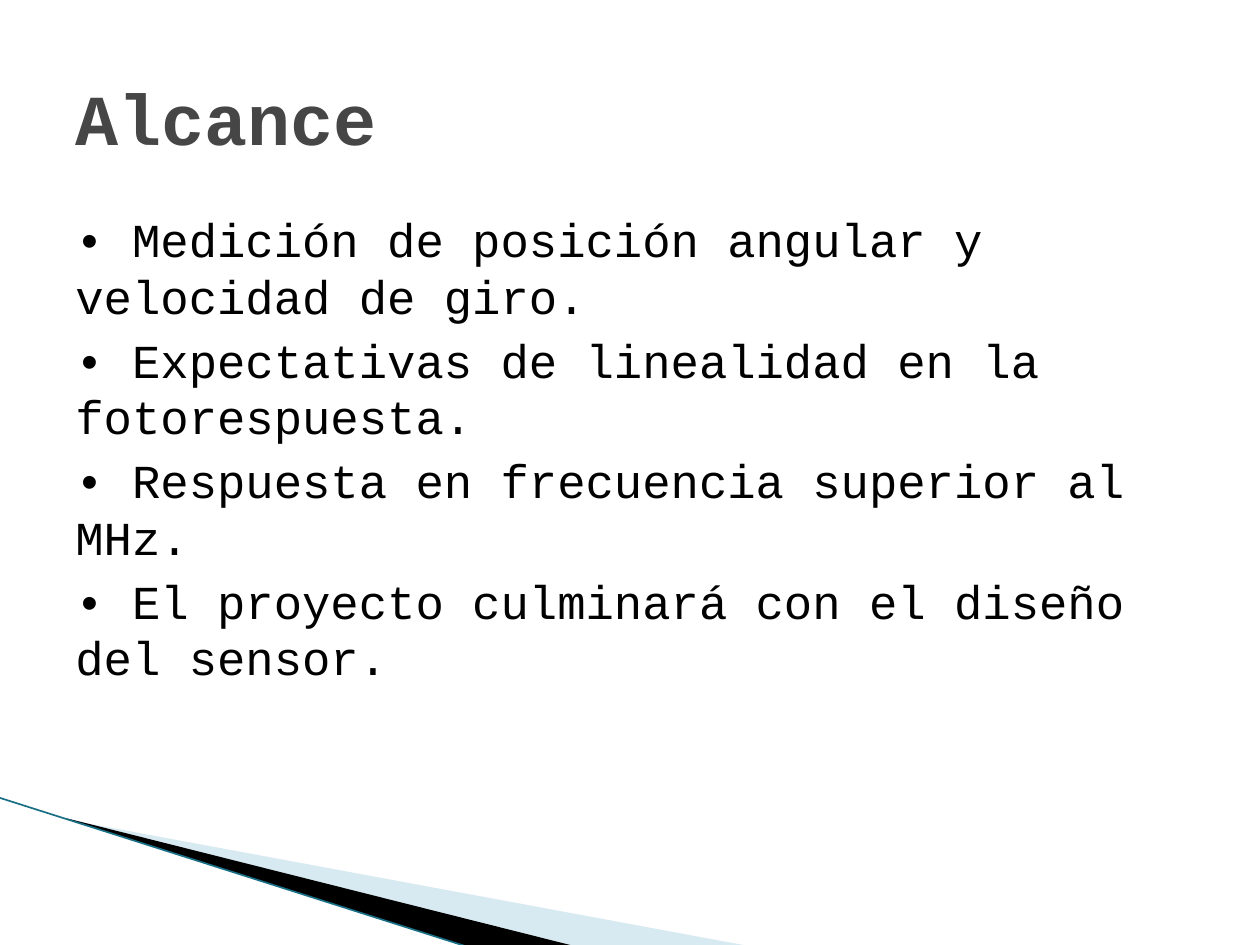
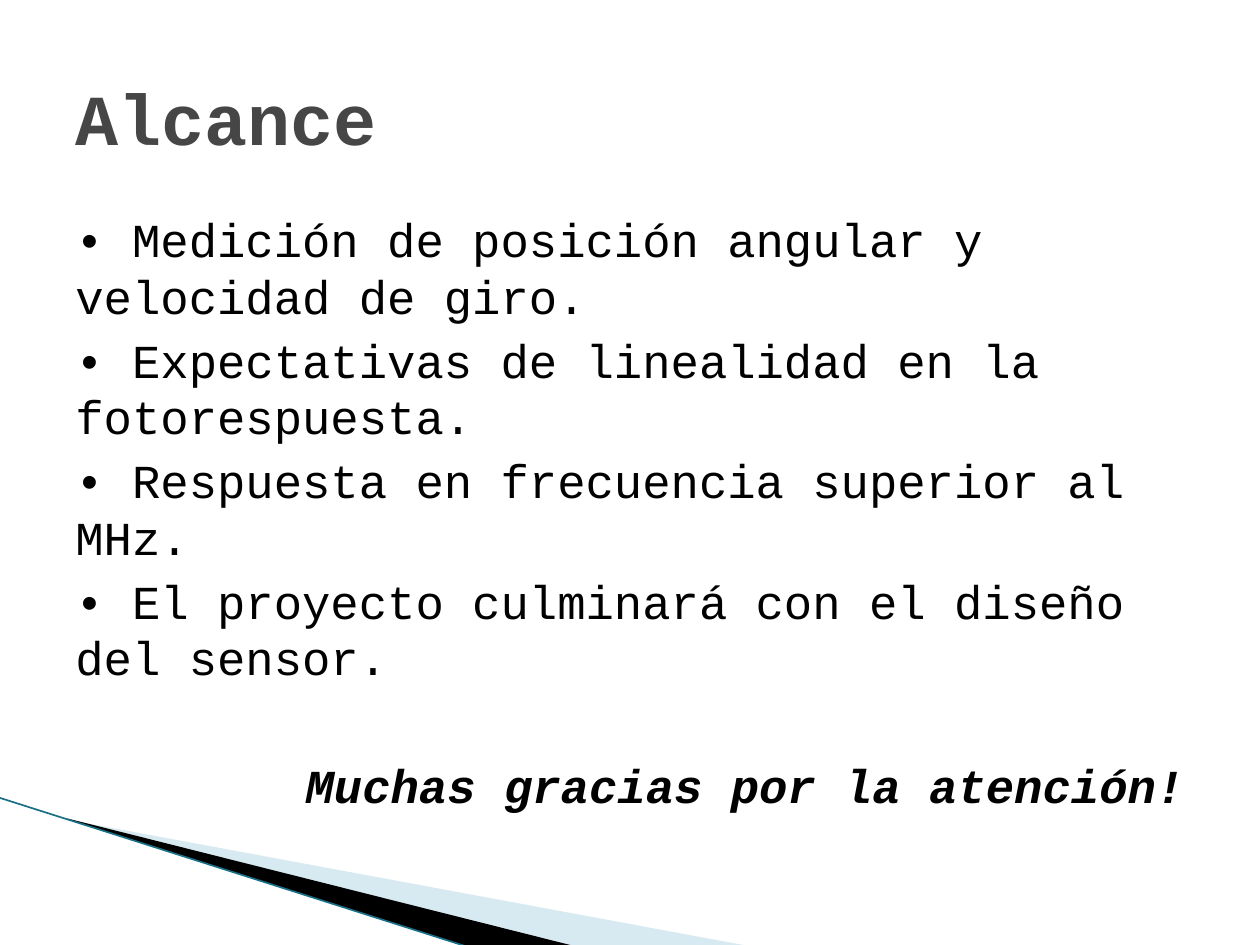
Before and after one commit to marianomorel/maestria-repo, a slide deck: slide 11 of sensores_cmos_presentacion.pptx. Drawn at 1260x945 pixels with LibreOffice and Linux fonts; fonts in the diff are those of the drawing; background and template pictures are left out. Boxes give left, top, right and bottom in pixels: in the first picture for what was removed or moved away, otherwise in the second. Text is boxed around its words. In the diff, an @@ line names an element or a change of style, - is before the commit and + after.

```diff
--- a/sensores_cmos_presentacion.pptx
+++ b/sensores_cmos_presentacion.pptx
@@ text at [306, 769, 1184, 813]: paragraph added @@
+Muchas gracias por la atención!
```
Also in this commit, not shown: 5 other slides changed, 1 other file.
